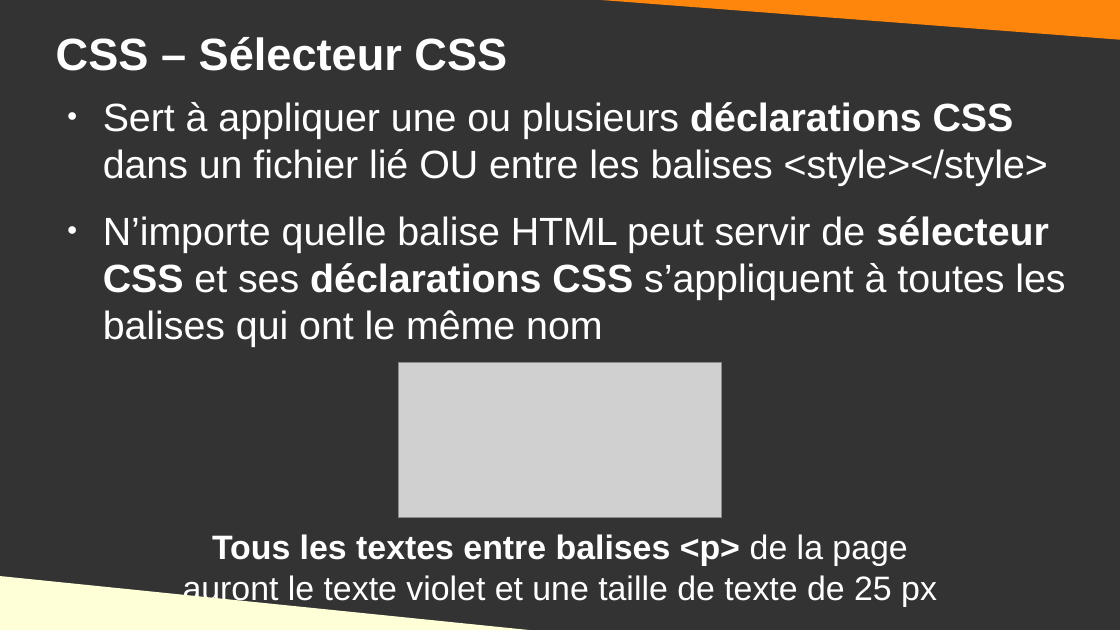
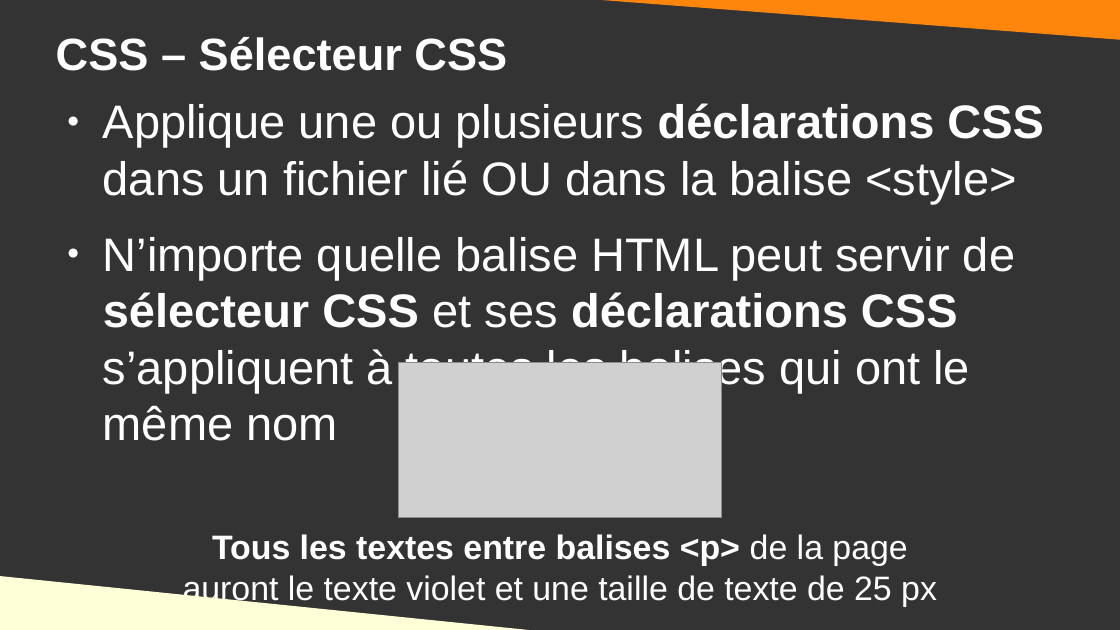
Before and after one commit to DanYellow/cours, a slide deck: slide 19 of integration-web-s1/travaux-pratiques/numero-3/presentation.odp (slide 18 before the commit). Drawn at 1120x630 pixels with LibreOffice and Linux fonts; fonts in the diff are those of the drawing; grey boxes stand for pictures. Boxes give left, top, right and bottom in pixels: in the first picture for what was removed or moved away, otherwise in the second. Text is boxed around its words. In the diff, an @@ line names an element or a change of style, - is before the commit and + after.

```diff
--- a/integration-web-s1/travaux-pratiques/numero-3/presentation.odp
+++ b/integration-web-s1/travaux-pratiques/numero-3/presentation.odp
@@ text at (x1=103, y1=103, x2=1044, y2=204): text changed; size 27.9 to 33.3 pt @@
-● Sert à appliquer une ou plusieurs déclarations CSS dans un fichier lié OU entre les balises <style></style>
+● Applique une ou plusieurs déclarations CSS dans un fichier lié OU dans la balise <style>
@@ text at (x1=103, y1=237, x2=1015, y2=393): size 27.9 to 33.3 pt in "N’importe quelle balise HTML peut servir de ..." @@
```
Also in this commit, not shown: 48 other slides changed, 1 slide added, 1 slide removed, 3 other files.
